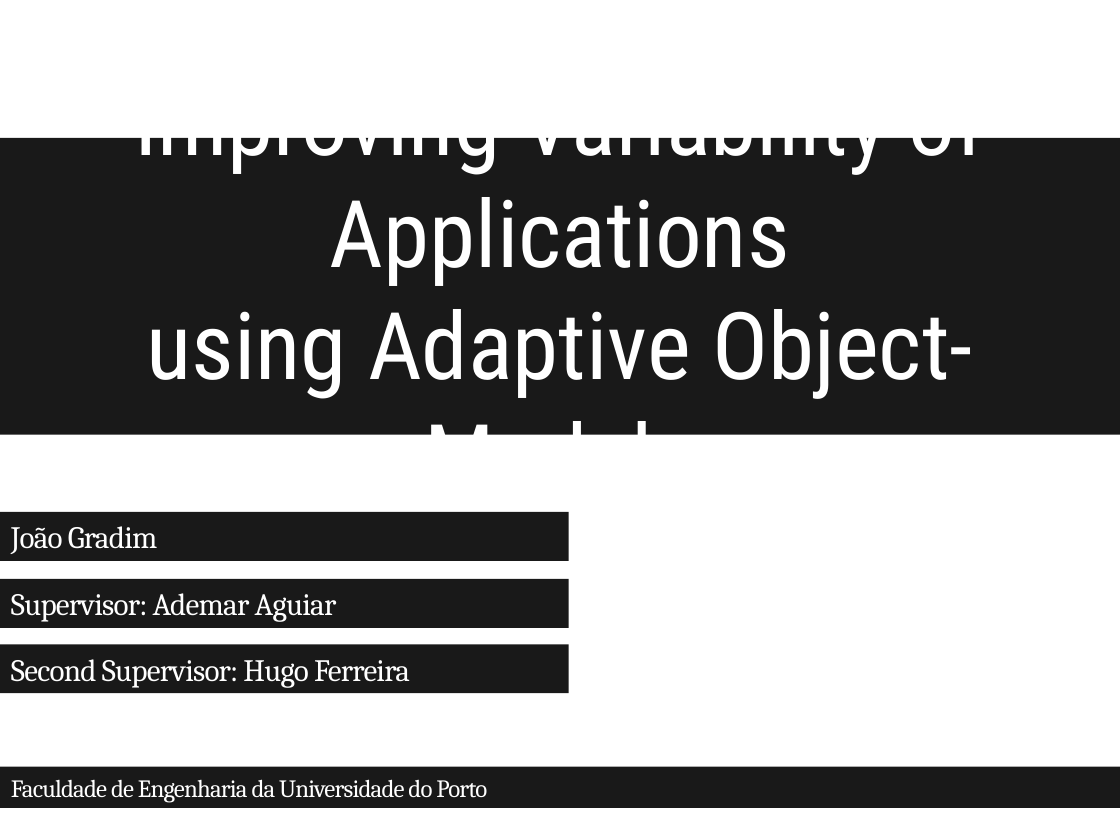
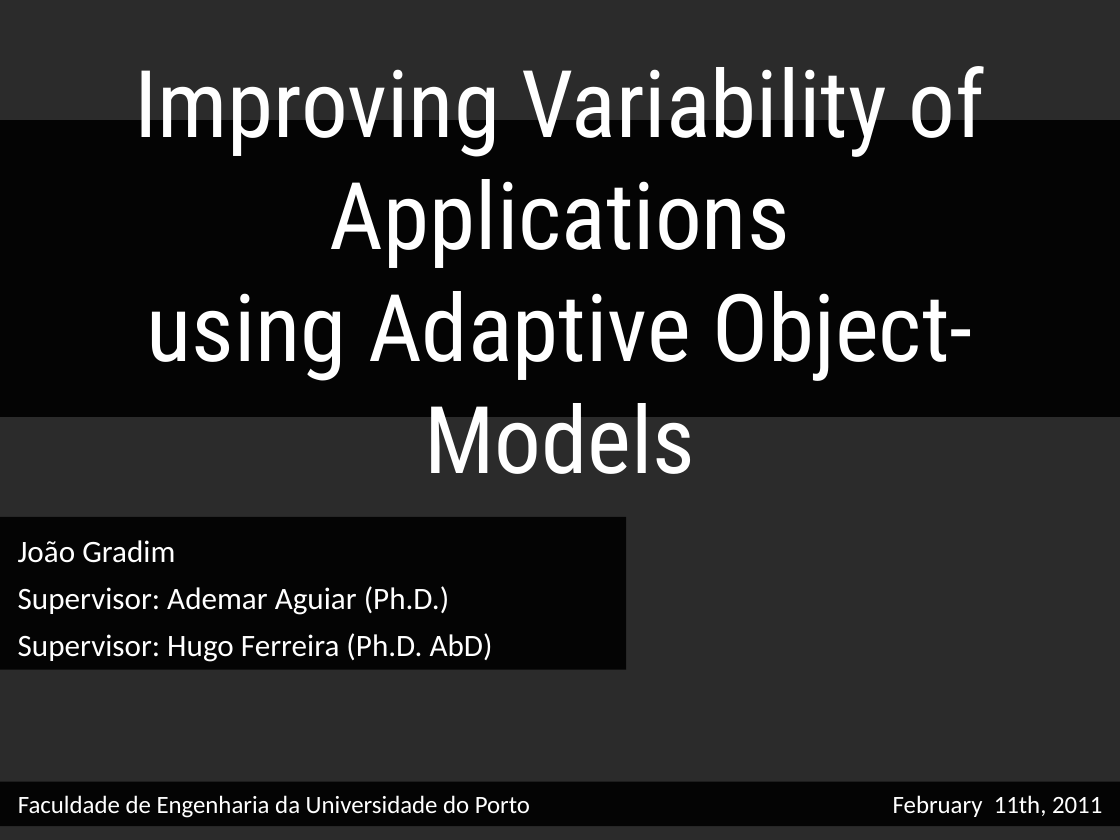
Before and after one commit to jgradim/thesis, a slide deck: slide 1 of presentations/thesis.pptx. Drawn at 1120x840 pixels with LibreOffice and Linux fonts; fonts in the diff are those of the drawing; background and template pictures are left out; a plain dark background stands for a picture behind light text. Boxes give left, top, right and bottom in pixels: in the first picture for what was removed or moved away, otherwise in the second. Text is boxed around its words. In the diff, an @@ line names an element or a change of style, - is before the commit and + after.

Commit message:
Initial styles and images for final presentation

```diff
--- a/presentations/thesis.pptx
+++ b/presentations/thesis.pptx
@@ background #FFFFFF to picture (left out) @@
@@ title "Improving Variability of Applications using ...": place and size @@
-title "Improving Variability of Applications using ..." at [0, 138, 1120, 435]
+title "Improving Variability of Applications using ..." at [0, 120, 1120, 417]
@@ rectangle "João Gradim": place and size @@
-rectangle "João Gradim" at [0, 579, 569, 628]
+rectangle "João Gradim" at [0, 517, 626, 670]
@@ rectangle "João Gradim" at [0, 517, 626, 670]: vertical alignment middle to top @@
@@ rectangle removed at [0, 512, 569, 561] @@
-João Gradim
@@ text in rectangle at [18, 540, 493, 662]: text changed; font Cambria to Calibri @@
-Supervisor: Ademar Aguiar
+João Gradim
+Supervisor: Ademar Aguiar (Ph.D.)
+Supervisor: Hugo Ferreira (Ph.D. AbD)
@@ rectangle removed at [0, 644, 569, 693] @@
-Second Supervisor: Hugo Ferreira
@@ rectangle "Faculdade de Engenharia da Universidade ...": place and size @@
-rectangle "Faculdade de Engenharia da Universidade ..." at [0, 766, 1120, 808]
+rectangle "Faculdade de Engenharia da Universidade ..." at [0, 782, 1120, 827]
@@ rectangle "Faculdade de Engenharia da Universidade ..." at [0, 782, 1120, 827]: font Cambria to Calibri, letter spacing -0.5 to 0 pt @@
@@ text added at [893, 795, 1102, 817], 16 pt, text #FFFFFF @@
+February 11th, 2011
```
Also in this commit, not shown: 2 slides added, 3 other files.
